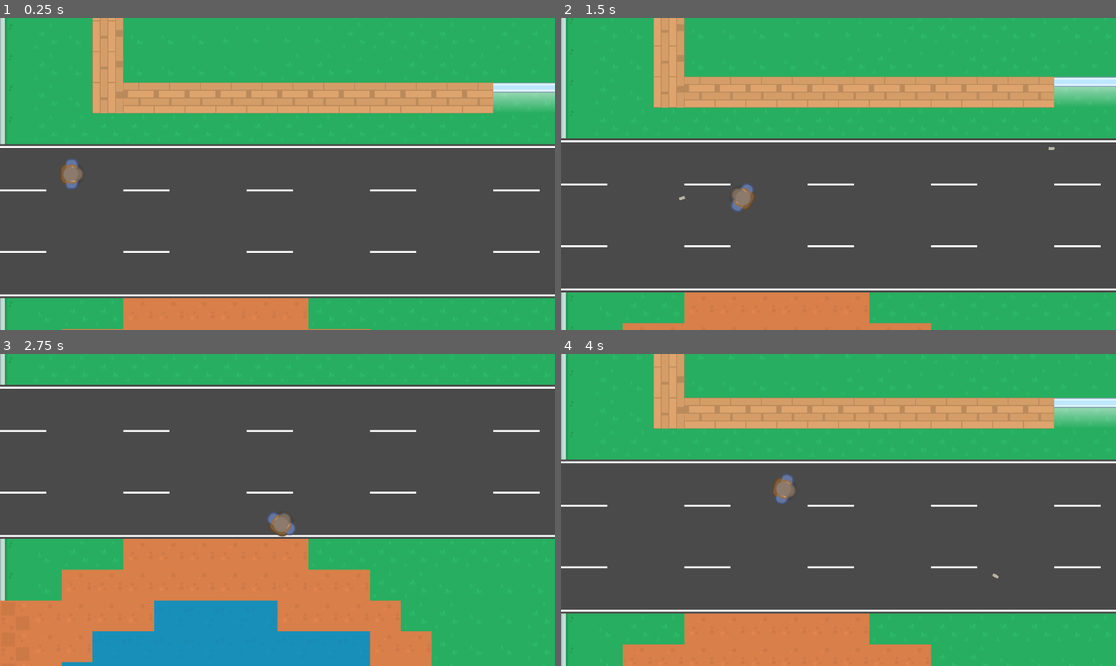
Above: before the commit, frames 1-4 (two rows, left to right).
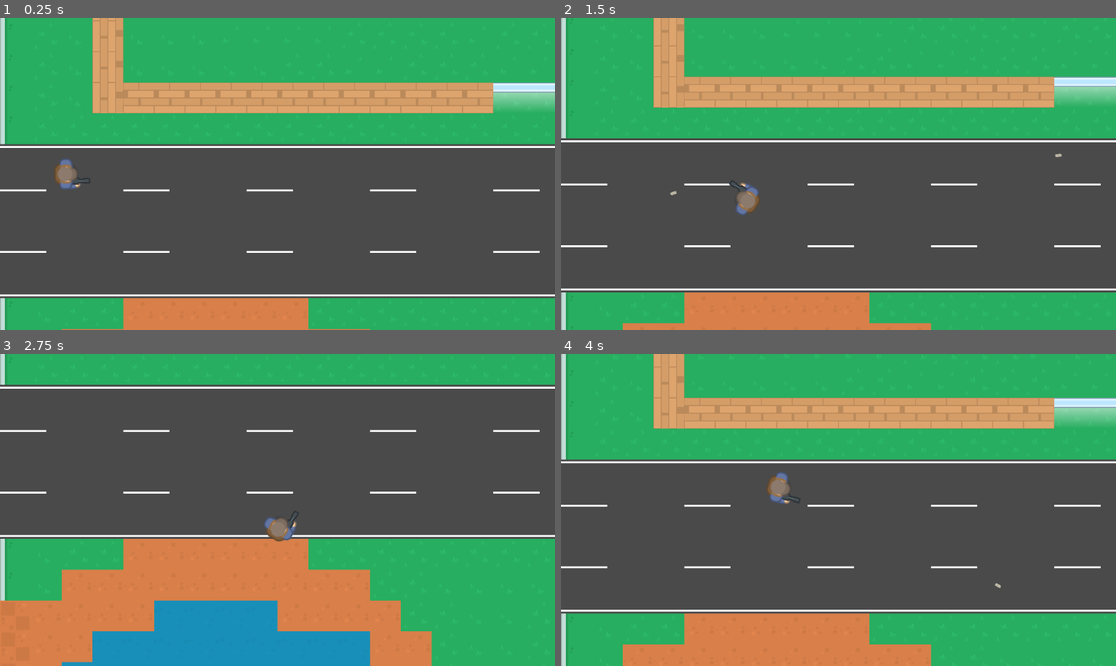
Above: after the commit, the same moments.

Repository: CelsoLidio/ShooterTopView-Godot
Game: Godot game, scene res://Source/Maps/GameplayRoot.tscn
The game is run twice, just before and just after one commit, with the same random seed, the same clock (stepped at 60 frames per second) and the same inputs.
Inputs (mouse positions are in pixels of both pictures, inside the frame that each line leads up to):
- Up to frame 1 (0.25 s): no input
- Up to frame 2 (1.5 s): tap Enter at 0.5 s; move the mouse to (960, 158) at 0.52 s; hold D (MoveRight) 0.53-1.28 s; click (960, 158) at 0.6 s; move the mouse to (727, 189) at 1.27 s; hold S (MoveDown) from 1.28 s (still down); click (727, 189) at 1.35 s
- Up to frame 3 (2.75 s): move the mouse to (333, 441) at 2.02 s; release S (MoveDown) at 2.03 s; hold D (MoveRight) from 2.03 s (still down); click (333, 441) at 2.1 s
- Up to frame 4 (4 s): move the mouse to (810, 572) at 2.77 s; release D (MoveRight) at 2.78 s; hold W (MoveUp) 2.78-3.53 s; click (810, 572) at 2.85 s; move the mouse to (1005, 556) at 3.52 s; hold A (MoveLeft) from 3.53 s (still down); click (1005, 556) at 3.6 s

The runs differ from the first frame. In frame 1, 0.3% of the frame differs, in the area x 9-17%, y 44-56%; in frame 2, 0.3%, in the area x 19-91%, y 41-64%; in frame 3, 0.3%; in frame 4, 0.3%.

Commit message:
Adicionando lógica de troca de arma e recarregar

Diff:
--- a/Source/Classes/PropertiesWeapon.gd
+++ b/Source/Classes/PropertiesWeapon.gd
@@ -3,6 +3,7 @@
 class_name PropertiesWeapon
 
 @export var countBullet : int = 10;
-@export_range(0,1) var reloadingTime : float = 0.5;
-@export_range(0,1) var cooldownShoot : float = 1.0;
+@export_range(0.5,5.0) var reloadingTime : float = 2.0;
+@export_range(0.05,0.4) var cooldownShoot : float = 1.0;
 @export var bulletScene : PackedScene = null;
+@export var SpritePlayer : CompressedTexture2D = null
--- a/Source/Objects/Player/MainPlayer.gd
+++ b/Source/Objects/Player/MainPlayer.gd
@@ -1,6 +1,7 @@
 extends CharacterBody2D
 
 @export var SPEED_MOVEMENT : int = 300;
+@export var defaultSprite : CompressedTexture2D = null
 
 var currCamera : Camera2D = null;
 
@@ -10,13 +11,28 @@
 
 	%RemoteTransform2D.remote_path = currCamera.get_path()
 
+	ChangeWeapon(preload("res://Source/Resources/Weapons/AssaultRifle.tres"))
 	pass
 
 
-func _input(event):
+func SetSpritePlayer(newSprite : CompressedTexture2D):
+	%SpritePlayer.texture = newSprite
 
-	pass
 
+func GetSpritePlayer() -> CompressedTexture2D:
+	return %SpritePlayer.texture as CompressedTexture2D
+
+
+func ChangeWeapon(newWeapon : PropertiesWeapon = null):
+
+	var weaponPlayer = $WeaponPlayer as Node2D
+	var newSpritePlayer : CompressedTexture2D = newWeapon.SpritePlayer as CompressedTexture2D
+
+	if newWeapon == null:
+		newSpritePlayer = defaultSprite
+
+	weaponPlayer.SetWeapon(newWeapon)
+	SetSpritePlayer(newSpritePlayer)
 
 func GetInputVector():
 	var inputDir : Vector2 = Input.get_vector("MoveLeft","MoveRight","MoveUp","MoveDown");
@@ -30,7 +46,7 @@
 	LimitBorder()
 
 func LimitBorder():
-	var offset : Vector2 = $Sprite2D.texture.get_size() / 2 * scale;
+	var offset : Vector2 = %SpritePlayer.texture.get_size() / 2 * scale;
 	var limitCam : Vector2 = Vector2(currCamera.limit_right,currCamera.limit_bottom);
 	position = position.clamp(Vector2.ZERO +offset, limitCam - offset);
 
--- a/Source/Objects/Player/MainPlayer.tscn
+++ b/Source/Objects/Player/MainPlayer.tscn
@@ -1,19 +1,22 @@
-[gd_scene load_steps=6 format=3 uid="uid://berjo1n7k4b3p"]
+[gd_scene load_steps=7 format=3 uid="uid://berjo1n7k4b3p"]
 
 [ext_resource type="Script" path="res://Source/Objects/Player/MainPlayer.gd" id="1_80pcv"]
 [ext_resource type="Texture2D" uid="uid://bke5dpfy20rgp" path="res://Source/Assets/Characters/Survivor 1/survivor1_stand.png" id="2_uboar"]
 [ext_resource type="PackedScene" uid="uid://dfna84hkxfbhx" path="res://Source/Objects/Weapons/WeaponPlayer.tscn" id="3_xnrfl"]
-[ext_resource type="Resource" uid="uid://dx3sa50l885yx" path="res://Source/Resources/Weapons/Pistol.tres" id="4_uqp3w"]
+[ext_resource type="Resource" uid="uid://bjtk30vds333i" path="res://Source/Resources/Weapons/AssaultRifle.tres" id="4_3ee7h"]
+[ext_resource type="Texture2D" uid="uid://cpev6ooo201v0" path="res://Source/Assets/Characters/Survivor 1/survivor1_reload.png" id="5_yc8qw"]
 
 [sub_resource type="CircleShape2D" id="CircleShape2D_1sv5v"]
-radius = 20.0
+radius = 26.7
 
 [node name="MainPlayer" type="CharacterBody2D"]
 scale = Vector2(1.5, 1.5)
 collision_layer = 4
 script = ExtResource("1_80pcv")
+defaultSprite = ExtResource("2_uboar")
 
-[node name="Sprite2D" type="Sprite2D" parent="."]
+[node name="SpritePlayer" type="Sprite2D" parent="."]
+unique_name_in_owner = true
 texture = ExtResource("2_uboar")
 
 [node name="CollisionShape2D" type="CollisionShape2D" parent="."]
@@ -25,6 +28,7 @@
 update_scale = false
 
 [node name="WeaponPlayer" parent="." instance=ExtResource("3_xnrfl")]
-position = Vector2(20, 0)
+position = Vector2(29.3333, 10)
 rotation = 1.5708
-propWeapon = ExtResource("4_uqp3w")
+propWeapon = ExtResource("4_3ee7h")
+spriteReload = ExtResource("5_yc8qw")
--- a/Source/Objects/Weapons/Bullets/CommonBullet.gd
+++ b/Source/Objects/Weapons/Bullets/CommonBullet.gd
@@ -1,14 +1,20 @@
 extends RigidBody2D
 
+@export_range(0.1,1.0) var timerBullet : float = 0.5;
 
 func _ready():
+	var timerDelete = $Timer as Timer
 
+	timerDelete.connect("timeout",DeleteBullet)
+	timerDelete.start()
 
 	apply_impulse(transform.basis_xform(Vector2.UP * 1000))
 
-	pass # Replace with function body.
+
 
 func _on_body_entered(body):
+	DeleteBullet()
+
+
+func DeleteBullet():
 	queue_free()
-
-	pass
--- a/Source/Objects/Weapons/Bullets/CommonBullet.tscn
+++ b/Source/Objects/Weapons/Bullets/CommonBullet.tscn
@@ -22,4 +22,8 @@
 scale = Vector2(0.5, 0.5)
 texture = ExtResource("1_ny0c2")
 
+[node name="Timer" type="Timer" parent="."]
+process_callback = 0
+one_shot = true
+
 [connection signal="body_entered" from="." to="." method="_on_body_entered"]
--- a/Source/Objects/Weapons/WeaponPlayer.gd
+++ b/Source/Objects/Weapons/WeaponPlayer.gd
@@ -1,12 +1,18 @@
 extends Node2D
 
+@export_category("Properties Weapon")
 @export var propWeapon : PropertiesWeapon;
 
 var timerShooting : float = 0.0
 var isShooting : bool = false
+var currentBullets : int = 0
+
+@export_category("Sprites Player")
+@export var spriteReload : CompressedTexture2D = null
 
 func _ready():
 	timerShooting = propWeapon.cooldownShoot
+	currentBullets = propWeapon.countBullet
 	pass
 
 func _input(event):
@@ -27,10 +33,17 @@
 
 func StartShooting():
 
+	if propWeapon == null:
+		return
+
 	isShooting = true;
 
 	while isShooting:
 		await get_tree().process_frame
+
+		if currentBullets <= 0:
+			Reloading()
+			return
 
 		if timerShooting <= 0:
 			Fire()
@@ -43,7 +56,27 @@
 	pass
 
 
+func Reloading():
+
+	if propWeapon == null:
+		return
+
+	if owner.has_method("SetSpritePlayer"):
+		owner.SetSpritePlayer(spriteReload)
+
+	await get_tree().create_timer(propWeapon.reloadingTime).timeout
+
+	if owner.has_method("ChangeWeapon"):
+		owner.ChangeWeapon(propWeapon)
+
+	currentBullets = propWeapon.countBullet
+
+
 func Fire():
+
+	if propWeapon == null:
+		return
+
 	if propWeapon.bulletScene == null:
 		return
 
@@ -53,4 +86,12 @@
 
 	get_tree().root.add_child(bulletInst);
 
+	currentBullets -= 1
+
 	pass
+
+func SetWeapon(newWeapon : PropertiesWeapon):
+	propWeapon = newWeapon
+
+func GetWeapon() -> PropertiesWeapon:
+	return propWeapon as PropertiesWeapon
--- a/Source/Resources/Weapons/AssaultRifle.tres
+++ b/Source/Resources/Weapons/AssaultRifle.tres
@@ -1,11 +1,13 @@
-[gd_resource type="Resource" script_class="PropertiesWeapon" load_steps=3 format=3 uid="uid://bjtk30vds333i"]
+[gd_resource type="Resource" script_class="PropertiesWeapon" load_steps=4 format=3 uid="uid://bjtk30vds333i"]
 
+[ext_resource type="Texture2D" uid="uid://bak07t8snh32b" path="res://Source/Assets/Characters/Survivor 1/survivor1_machine.png" id="1_8nbd8"]
 [ext_resource type="Script" path="res://Source/Classes/PropertiesWeapon.gd" id="1_lvk6e"]
 [ext_resource type="PackedScene" uid="uid://b8cmjkgc7hfch" path="res://Source/Objects/Weapons/Bullets/CommonBullet.tscn" id="1_pqmk5"]
 
 [resource]
 script = ExtResource("1_lvk6e")
-countBullet = 10
-reloadingTime = 0.5
-cooldownShoot = 0.05
+countBullet = 50
+reloadingTime = 3.7
+cooldownShoot = 0.08
 bulletScene = ExtResource("1_pqmk5")
+SpritePlayer = ExtResource("1_8nbd8")
--- a/Source/Resources/Weapons/Pistol.tres
+++ b/Source/Resources/Weapons/Pistol.tres
@@ -1,11 +1,13 @@
-[gd_resource type="Resource" script_class="PropertiesWeapon" load_steps=3 format=3 uid="uid://dx3sa50l885yx"]
+[gd_resource type="Resource" script_class="PropertiesWeapon" load_steps=4 format=3 uid="uid://dx3sa50l885yx"]
 
 [ext_resource type="PackedScene" uid="uid://b8cmjkgc7hfch" path="res://Source/Objects/Weapons/Bullets/CommonBullet.tscn" id="1_g5gm1"]
 [ext_resource type="Script" path="res://Source/Classes/PropertiesWeapon.gd" id="1_jo414"]
+[ext_resource type="Texture2D" uid="uid://be2og48qyxhmm" path="res://Source/Assets/Characters/Survivor 1/survivor1_gun.png" id="1_n00xr"]
 
 [resource]
 script = ExtResource("1_jo414")
 countBullet = 10
-reloadingTime = 0.5
+reloadingTime = 2.0
 cooldownShoot = 0.35
 bulletScene = ExtResource("1_g5gm1")
+SpritePlayer = ExtResource("1_n00xr")
